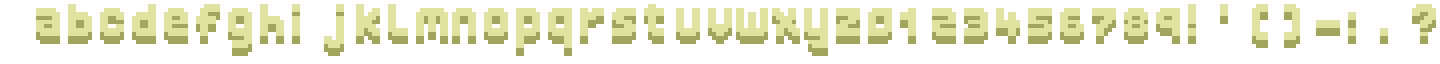
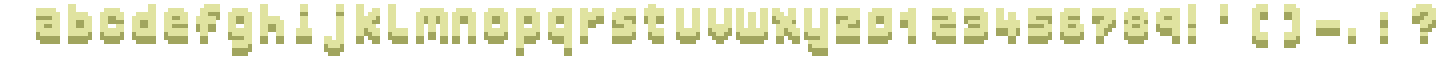
Before/after of a 1440px x 64px layered artwork. What changed in the layer stack:
painted on "Pasted Layer #1" over (292, 4, 1388, 44)
